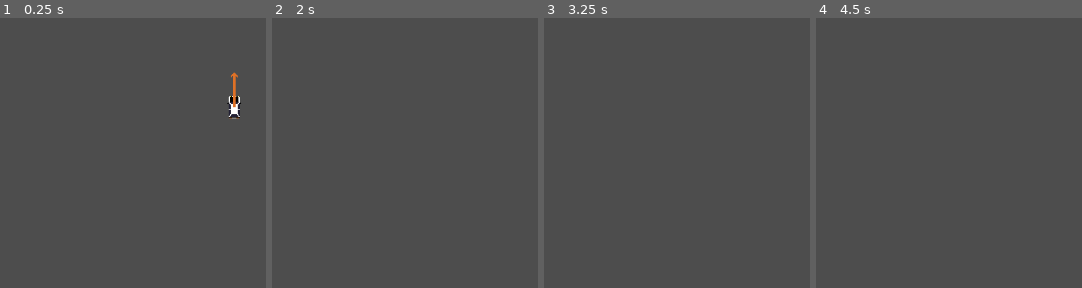
Above: before the commit, frames 1-4 (left to right).
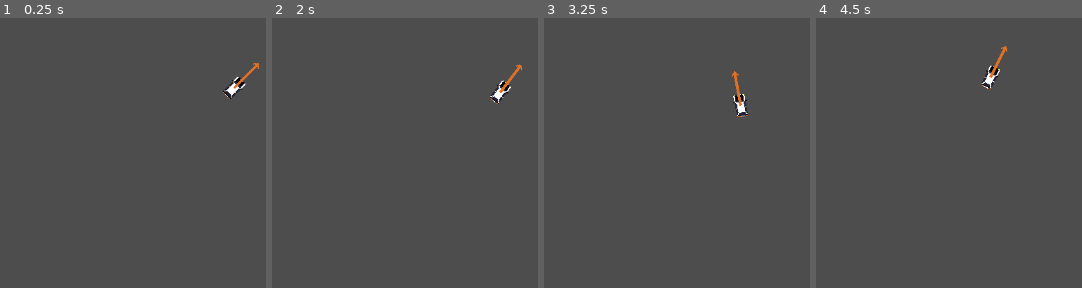
Above: after the commit, the same moments.

Repository: ras-marques/dejadrift
Game: Godot game, scene res://Main.tscn
The game is run twice, just before and just after one commit, with the same random seed, the same clock (stepped at 60 frames per second) and the same inputs.
Inputs:
- Up to frame 1 (0.25 s): no input
- Up to frame 2 (2 s): hold D (car_turn_right, bound only after the commit) 0.53-1.28 s; tap Enter at 1.25 s; hold S (car_brake, bound only after the commit) from 1.28 s (still down)
- Up to frame 3 (3.25 s): release S (car_brake, bound only after the commit) at 2.03 s; hold D (car_turn_right, bound only after the commit) 2.03-2.78 s; hold W (car_accelerate, bound only after the commit) from 2.78 s (still down)
- Up to frame 4 (4.5 s): release W (car_accelerate, bound only after the commit) at 3.53 s; hold A (car_turn_left, bound only after the commit) from 3.53 s (still down)

The runs differ from the first frame. In frame 1, 0.8% of the frame differs, in the area x 83-98%, y 16-38%; in frame 2, 0.5%; in frame 3, 0.5%; in frame 4, 0.5%.

Commit message:
Front/back control of car is now ok

Diff:
--- a/Car.tscn
+++ b/Car.tscn
@@ -8,6 +8,7 @@
 size = Vector2(16, 32)
 
 [node name="Car" type="RigidBody2D"]
+gravity_scale = 0.0
 script = ExtResource("1")
 
 [node name="Sprite2D" type="Sprite2D" parent="."]
--- a/CarController.gd
+++ b/CarController.gd
@@ -1,7 +1,7 @@
 extends RigidBody2D
 
-var accelerationValue = 1
-var brakingValue = 0.5
+var accelerationValue = 40
+var brakingValue = 20
 var acceleration = 0
 
 var frontWheelAngle = 0
@@ -31,40 +31,48 @@
 
 func computeForceForTheWheel(velocity, badDirection):
 	var velocityInBadDirection = velocity.dot(badDirection)
-	print(velocityInBadDirection)
+#	print(velocityInBadDirection)
 	var badDirectionAngle = atan2(badDirection.y, badDirection.x)
-	var force = Vector2(sin(badDirectionAngle), cos(badDirectionAngle)) * -0.9 * velocityInBadDirection
+	var force = Vector2(sin(badDirectionAngle), -cos(badDirectionAngle)) * -0.9 * velocityInBadDirection
 	return force
 
 func _physics_process(_delta):
-	var backRightTirePosition = Vector2(8, 9)
-	var backLeftTirePosition = Vector2(-8, 9)
-	var frontRightTirePosition = Vector2(8, -9)
-	var frontLeftTirePosition = Vector2(-8, -9)
+	var backRightTirePosition = Vector2(8, 9).rotated(rotation)     #this is good!
+	var backLeftTirePosition = Vector2(-8, 9).rotated(rotation)     #this is good!
+	var frontRightTirePosition = Vector2(8, -9).rotated(rotation)   #this is good!
+	var frontLeftTirePosition = Vector2(-8, -9).rotated(rotation)   #this is good!
+#
+#	print(backLeftTirePosition)
+#	print(backRightTirePosition)
 
-	var angle = rotation
 	var velocity = get_linear_velocity()
 
-	var backLeftTireForwardForce = Vector2(sin(angle), cos(angle)) * acceleration  #origin is on the top left, so up is down, accel is inverted so it matches convention
-	var backRightTireForwardForce = Vector2(sin(angle), cos(angle)) * acceleration #origin is on the top left, so up is down, accel is inverted so it matches convention
+	var backLeftTireForwardForce = Vector2(sin(rotation), -cos(rotation)) * acceleration  #this is good!
+	var backRightTireForwardForce = Vector2(sin(rotation), -cos(rotation)) * acceleration #this is good!
+
+	apply_force(backRightTireForwardForce, backRightTirePosition) #this is good!
+	apply_force(backLeftTireForwardForce, backLeftTirePosition)   #this is good!
+
+#	print(backRightTireForwardForce)
+#	print(backLeftTireForwardForce)
 
 	var frontLeftTireBadDirectionAngle = 0
 	var frontRightTireBadDirectionAngle = 0
 	if frontWheelAngle > 0:
-		frontLeftTireBadDirectionAngle = frontWheelAngle - PI/2
-		frontRightTireBadDirectionAngle = frontWheelAngle - PI/2
+		frontLeftTireBadDirectionAngle = frontWheelAngle - PI/2 + rotation
+		frontRightTireBadDirectionAngle = frontWheelAngle - PI/2 + rotation
 	elif frontWheelAngle < 0:
-		frontLeftTireBadDirectionAngle = frontWheelAngle + PI/2
-		frontRightTireBadDirectionAngle = frontWheelAngle + PI/2
+		frontLeftTireBadDirectionAngle = frontWheelAngle + PI/2 + rotation
+		frontRightTireBadDirectionAngle = frontWheelAngle + PI/2 + rotation
 
-	var frontLeftTireBadDirectionVector = Vector2(sin(frontLeftTireBadDirectionAngle), cos(frontLeftTireBadDirectionAngle))
-	var frontRightTireBadDirectionVector = Vector2(sin(frontRightTireBadDirectionAngle), cos(frontRightTireBadDirectionAngle))
+	var frontLeftTireBadDirectionVector = Vector2(sin(frontLeftTireBadDirectionAngle), -cos(frontLeftTireBadDirectionAngle))
+	var frontRightTireBadDirectionVector = Vector2(sin(frontRightTireBadDirectionAngle), -cos(frontRightTireBadDirectionAngle))
 
-	var backLeftTireBadDirectionAngle = -PI/2
-	var backRightTireBadDirectionAngle = PI/2
+	var backLeftTireBadDirectionAngle = -PI/2 + rotation
+	var backRightTireBadDirectionAngle = PI/2 + rotation
 
-	var backLeftTireBadDirectionVector = Vector2(sin(backLeftTireBadDirectionAngle), cos(backLeftTireBadDirectionAngle))
-	var backRightTireBadDirectionVector = Vector2(sin(backRightTireBadDirectionAngle), cos(backRightTireBadDirectionAngle))
+	var backLeftTireBadDirectionVector = Vector2(sin(backLeftTireBadDirectionAngle), -cos(backLeftTireBadDirectionAngle))
+	var backRightTireBadDirectionVector = Vector2(sin(backRightTireBadDirectionAngle), -cos(backRightTireBadDirectionAngle))
 
 #	arrow.rotation = frontWheelAngle
 #	vectorDebug.rotation = frontWheelVectorAngle
@@ -74,21 +82,18 @@
 #	vectorDebug.rotation = debugAngle
 #	vectorDebug.rotation = frontWheelForceAngle
 
-#	var backLeftTireFrictionForce = computeForceForTheWheel(velocity, backLeftTireBadDirectionVector)
-#	var backRightTireFrictionForce = computeForceForTheWheel(velocity, backRightTireBadDirectionVector)
-#	var frontLeftTireFrictionForce = computeForceForTheWheel(velocity, frontLeftTireBadDirectionVector)
-#	var frontRightTireFrictionForce = computeForceForTheWheel(velocity, frontRightTireBadDirectionVector)
+	var backLeftTireFrictionForce = computeForceForTheWheel(velocity, backLeftTireBadDirectionVector)
+	var backRightTireFrictionForce = computeForceForTheWheel(velocity, backRightTireBadDirectionVector)
+	var frontLeftTireFrictionForce = computeForceForTheWheel(velocity, frontLeftTireBadDirectionVector)
+	var frontRightTireFrictionForce = computeForceForTheWheel(velocity, frontRightTireBadDirectionVector)
 
-	var velocityInBadDirection = velocity.dot(frontLeftTireBadDirectionVector)
-	print(velocityInBadDirection)
-	var badDirectionAngle = atan2(frontLeftTireBadDirectionVector.y, frontLeftTireBadDirectionVector.x)
-	var force = Vector2(sin(badDirectionAngle), cos(badDirectionAngle)) * -0.9 * velocityInBadDirection
-	print(force)
+#	var velocityInBadDirection = velocity.dot(frontLeftTireBadDirectionVector)
+#	print(velocityInBadDirection)
+#	var badDirectionAngle = atan2(frontLeftTireBadDirectionVector.y, frontLeftTireBadDirectionVector.x)
+#	var force = Vector2(sin(badDirectionAngle), cos(badDirectionAngle)) * -0.9 * velocityInBadDirection
+#	print(force)
 
-	apply_impulse(backRightTireForwardForce, backRightTirePosition)
-	apply_impulse(backLeftTireForwardForce, backLeftTirePosition)
-
-#	apply_impulse(backRightTirePosition, backRightTireFrictionForce)
-#	apply_impulse(backLeftTirePosition, backLeftTireFrictionForce)
-#	apply_impulse(frontRightTirePosition, frontRightTireFrictionForce)
-#	apply_impulse(frontLeftTirePosition, frontLeftTireFrictionForce)
+#	apply_force(backRightTirePosition, backRightTireFrictionForce)
+#	apply_force(backLeftTirePosition, backLeftTireFrictionForce)
+	apply_force(frontRightTireFrictionForce, frontRightTirePosition)
+	apply_force(frontLeftTireFrictionForce, frontLeftTirePosition)
--- a/Main.tscn
+++ b/Main.tscn
@@ -6,3 +6,4 @@
 
 [node name="Car" parent="." instance=ExtResource("1")]
 position = Vector2(567, 300)
+rotation = 0.785398
--- a/project.godot
+++ b/project.godot
@@ -23,22 +23,22 @@
 
 car_accelerate={
 "deadzone": 0.5,
-"events": [Object(InputEventKey,"resource_local_to_scene":false,"resource_name":"","device":0,"window_id":0,"alt_pressed":false,"shift_pressed":false,"ctrl_pressed":false,"meta_pressed":false,"pressed":false,"keycode":0,"physical_keycode":0,"key_label":0,"unicode":0,"echo":false,"script":null)
+"events": [Object(InputEventKey,"resource_local_to_scene":false,"resource_name":"","device":-1,"window_id":0,"alt_pressed":false,"shift_pressed":false,"ctrl_pressed":false,"meta_pressed":false,"pressed":false,"keycode":87,"physical_keycode":0,"key_label":0,"unicode":119,"echo":false,"script":null)
 ]
 }
 car_brake={
 "deadzone": 0.5,
-"events": [Object(InputEventKey,"resource_local_to_scene":false,"resource_name":"","device":0,"window_id":0,"alt_pressed":false,"shift_pressed":false,"ctrl_pressed":false,"meta_pressed":false,"pressed":false,"keycode":0,"physical_keycode":0,"key_label":0,"unicode":0,"echo":false,"script":null)
+"events": [Object(InputEventKey,"resource_local_to_scene":false,"resource_name":"","device":-1,"window_id":0,"alt_pressed":false,"shift_pressed":false,"ctrl_pressed":false,"meta_pressed":false,"pressed":false,"keycode":83,"physical_keycode":0,"key_label":0,"unicode":115,"echo":false,"script":null)
 ]
 }
 car_turn_left={
 "deadzone": 0.5,
-"events": [Object(InputEventKey,"resource_local_to_scene":false,"resource_name":"","device":0,"window_id":0,"alt_pressed":false,"shift_pressed":false,"ctrl_pressed":false,"meta_pressed":false,"pressed":false,"keycode":0,"physical_keycode":0,"key_label":0,"unicode":0,"echo":false,"script":null)
+"events": [Object(InputEventKey,"resource_local_to_scene":false,"resource_name":"","device":-1,"window_id":0,"alt_pressed":false,"shift_pressed":false,"ctrl_pressed":false,"meta_pressed":false,"pressed":false,"keycode":65,"physical_keycode":0,"key_label":0,"unicode":97,"echo":false,"script":null)
 ]
 }
 car_turn_right={
 "deadzone": 0.5,
-"events": [Object(InputEventKey,"resource_local_to_scene":false,"resource_name":"","device":0,"window_id":0,"alt_pressed":false,"shift_pressed":false,"ctrl_pressed":false,"meta_pressed":false,"pressed":false,"keycode":0,"physical_keycode":0,"key_label":0,"unicode":0,"echo":false,"script":null)
+"events": [Object(InputEventKey,"resource_local_to_scene":false,"resource_name":"","device":-1,"window_id":0,"alt_pressed":false,"shift_pressed":false,"ctrl_pressed":false,"meta_pressed":false,"pressed":false,"keycode":68,"physical_keycode":0,"key_label":0,"unicode":100,"echo":false,"script":null)
 ]
 }
 
